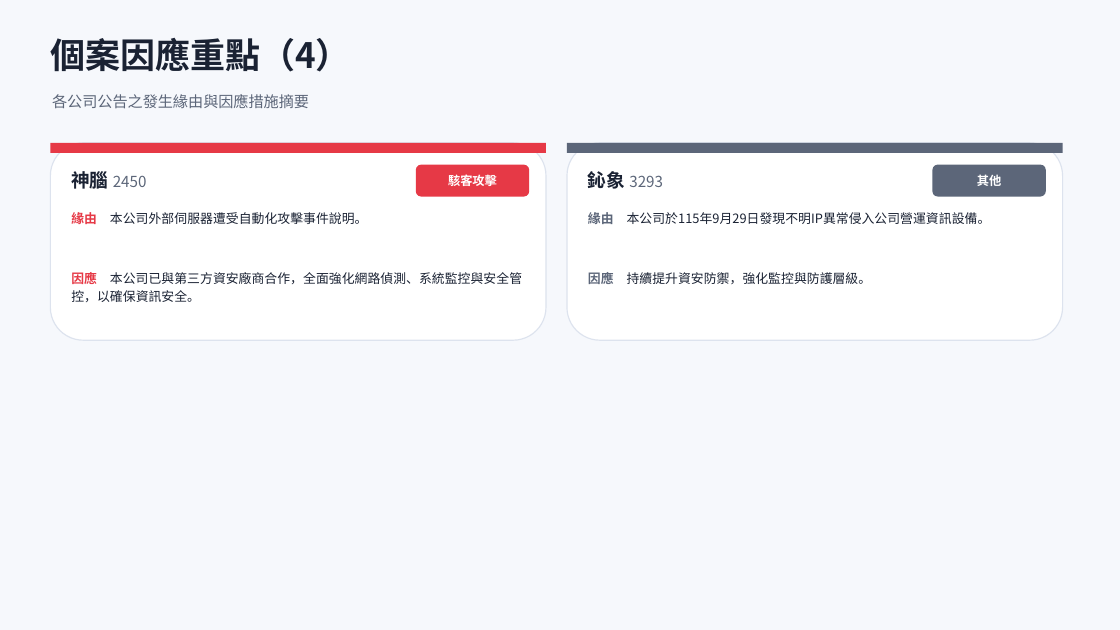
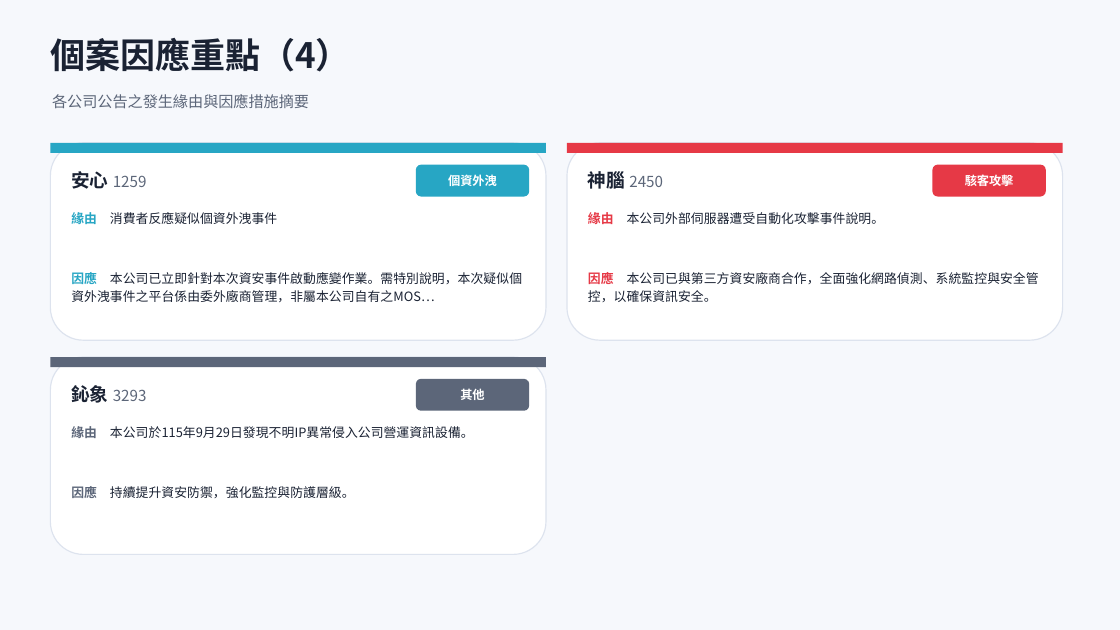
Before and after one commit to Johnnylin77/mops-isec-monitor, a slide deck: slide 9 of 資安事件因應分析.pptx. Drawn at 1120x630 pixels with LibreOffice and Linux fonts; fonts in the diff are those of the drawing. Boxes give left, top, right and bottom in pixels: in the first picture for what was removed or moved away, otherwise in the second. Text is boxed around its words. In the diff, an @@ line names an element or a change of style, - is before the commit and + after.

```diff
--- a/資安事件因應分析.pptx
+++ b/資安事件因應分析.pptx
@@ rectangle at (x1=50, y1=143, x2=546, y2=153): fill #E63946 to #27A6C4 @@
@@ rectangle at (x1=567, y1=143, x2=1063, y2=153): fill #5C6679 to #E63946 @@
@@ text at (x1=71, y1=171, x2=147, y2=189): text changed @@
-神腦 2450
+安心 1259
@@ rounded rectangle at (x1=416, y1=165, x2=529, y2=197): fill #E63946 to #27A6C4 @@
@@ text at (x1=448, y1=174, x2=497, y2=186): text changed @@
-駭客攻擊
+個資外洩
@@ text at (x1=588, y1=168, x2=663, y2=193): text changed @@
-鈊象 3293
+神腦 2450
@@ rounded rectangle at (x1=933, y1=165, x2=1046, y2=197): fill #5C6679 to #E63946 @@
@@ text at (x1=965, y1=175, x2=1014, y2=186): text changed @@
-其他
+駭客攻擊
@@ text at (x1=71, y1=212, x2=277, y2=224): text changed @@
-緣由 本公司外部伺服器遭受自動化攻擊事件說明。
+緣由 消費者反應疑似個資外洩事件
@@ text at (x1=588, y1=212, x2=885, y2=224): text changed @@
-緣由 本公司於115年9月29日發現不明IP異常侵入公司營運資訊設備。
+緣由 本公司外部伺服器遭受自動化攻擊事件說明。
@@ text at (x1=71, y1=270, x2=522, y2=302): text changed @@
-因應 本公司已與第三方資安廠商合作，全面強化網路偵測、系統監控與安全管控，以確保資訊安全。
+因應 本公司已立即針對本次資安事件啟動應變作業。需特別說明，本次疑似個資外洩事件之平台係由委外廠商管理，非屬本公司自有之MOS…
@@ text at (x1=588, y1=272, x2=1039, y2=302): text changed @@
-因應 持續提升資安防禦，強化監控與防護層級。
+因應 本公司已與第三方資安廠商合作，全面強化網路偵測、系統監控與安全管控，以確保資訊安全。
@@ rounded rectangle added at (x1=50, y1=357, x2=546, y2=555), fill #FFFFFF, outline #DDE3EE 1 pt @@
@@ rectangle added at (x1=50, y1=357, x2=546, y2=367), fill #5C6679 @@
@@ text added at (x1=71, y1=385, x2=147, y2=403), 13 pt, text #5C6679 @@
+鈊象 3293
@@ rounded rectangle added at (x1=416, y1=379, x2=529, y2=411), fill #5C6679 @@
@@ text added at (x1=460, y1=388, x2=484, y2=400), 10.5 pt, text #FFFFFF, bold @@
+其他
@@ text added at (x1=71, y1=426, x2=474, y2=438), 11 pt, text #1A2233 @@
+緣由 本公司於115年9月29日發現不明IP異常侵入公司營運資訊設備。
@@ text added at (x1=71, y1=486, x2=355, y2=498), 11 pt, text #1A2233 @@
+因應 持續提升資安防禦，強化監控與防護層級。
```
Also in this commit, not shown: 7 other slides changed, 2 other files.
